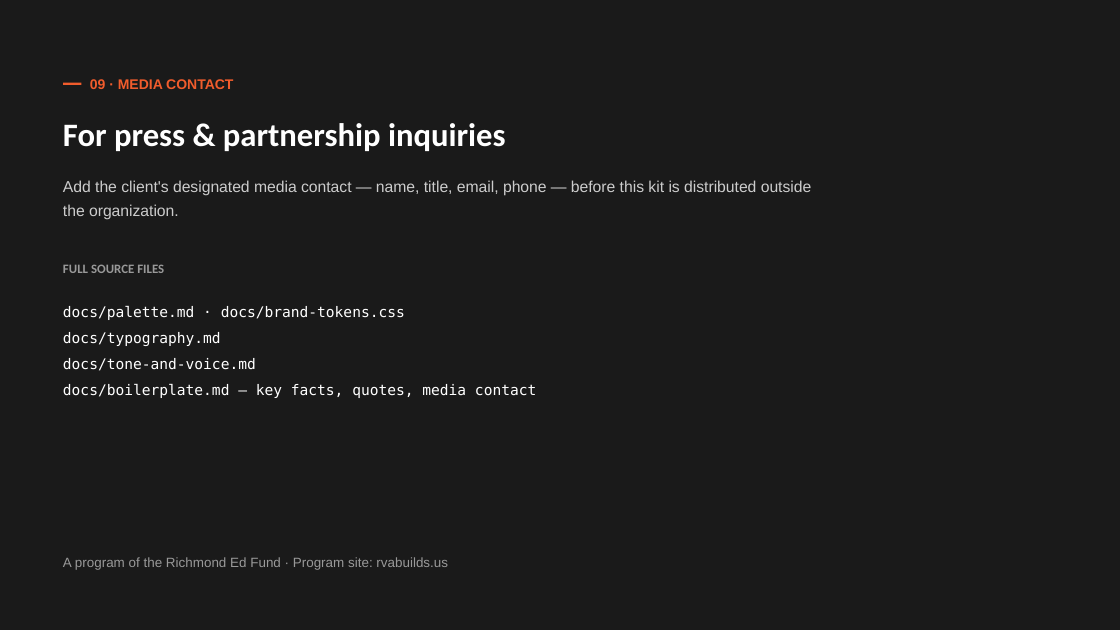
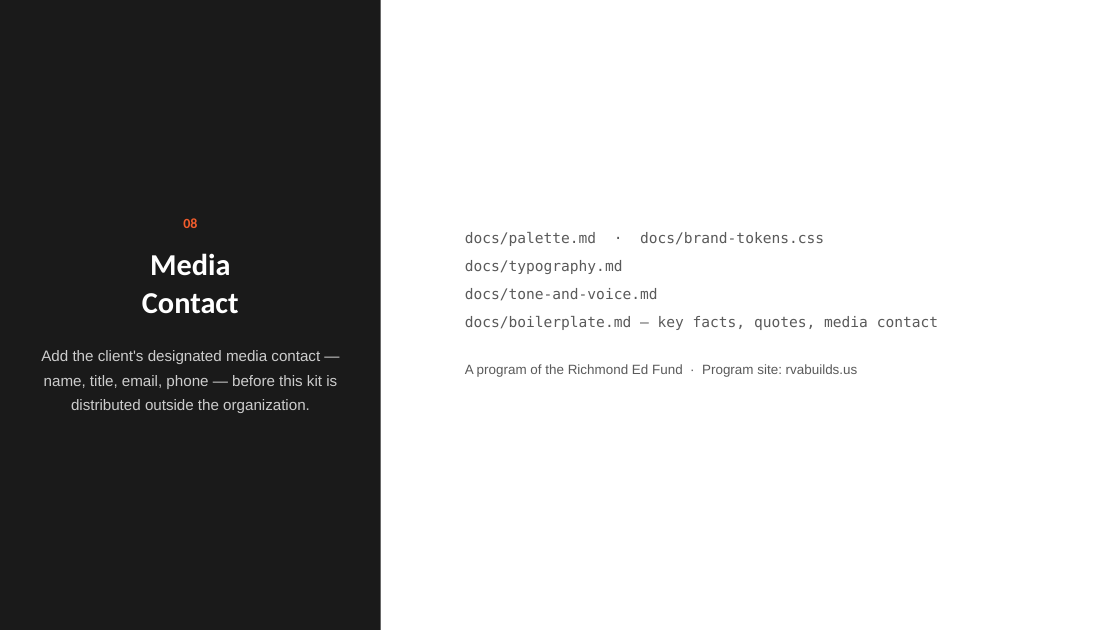
Before and after one commit to ivone-max/RVA-Builds-Brand-, a slide deck: slide 14 of media-kit/RVA-Builds-Media-Kit.pptx (slide 13 before the commit). Drawn at 1120x630 pixels with LibreOffice and Linux fonts; fonts in the diff are those of the drawing. Boxes give left, top, right and bottom in pixels: in the first picture for what was removed or moved away, otherwise in the second. Text is boxed around its words. In the diff, an @@ line names an element or a change of style, - is before the commit and + after.

```diff
--- a/media-kit/RVA-Builds-Media-Kit.pptx
+++ b/media-kit/RVA-Builds-Media-Kit.pptx
@@ rectangle: place and size @@
-rectangle at (0, 0, 1120, 630)
+rectangle at (0, 0, 381, 630)
@@ rectangle removed at (63, 82, 82, 85) @@
@@ text removed at (63, 123, 506, 151) @@
-For press & partnership inquiries
@@ text added at (183, 218, 197, 228), 12 pt, text #F15C2C, bold @@
+08
@@ text "docs/palette.md · docs/brand-tokens.css": place and size @@
-text "docs/palette.md · docs/brand-tokens.css" at (63, 306, 536, 398)
+text "docs/palette.md · docs/brand-tokens.css" at (465, 232, 938, 330)
@@ text "docs/palette.md · docs/brand-tokens.css" at (465, 232, 938, 330): text colour #FFFFFF to #5A5A5A; line spacing 1.5 to 1.6 @@
@@ text removed at (63, 264, 164, 273) @@
-FULL SOURCE FILES
@@ text at (142, 253, 239, 314): text changed; size 12 to 26 pt; font Arial to Calibri; text colour #F15C2C to #FFFFFF @@
-09 · MEDIA CONTACT
+Media
+Contact
@@ text "Add the client's designated media ...": place and size @@
-text "Add the client's designated media ..." at (63, 180, 812, 220)
+text "Add the client's designated media ..." at (41, 350, 337, 413)
@@ text "Add the client's designated media ..." at (41, 350, 337, 413): size 13.5 to 13 pt; alignment left to centre; line spacing 1.25 to 1.35 @@
@@ text "A program of the Richmond ...": place and size @@
-text "A program of the Richmond ..." at (63, 557, 448, 570)
+text "A program of the Richmond ..." at (465, 364, 858, 377)
@@ text "A program of the Richmond ..." at (465, 364, 858, 377): text colour #999999 to #5A5A5A @@
```
Also in this commit, not shown: 5 other slides changed, 8 slides added, 7 slides removed, 3 other files.
